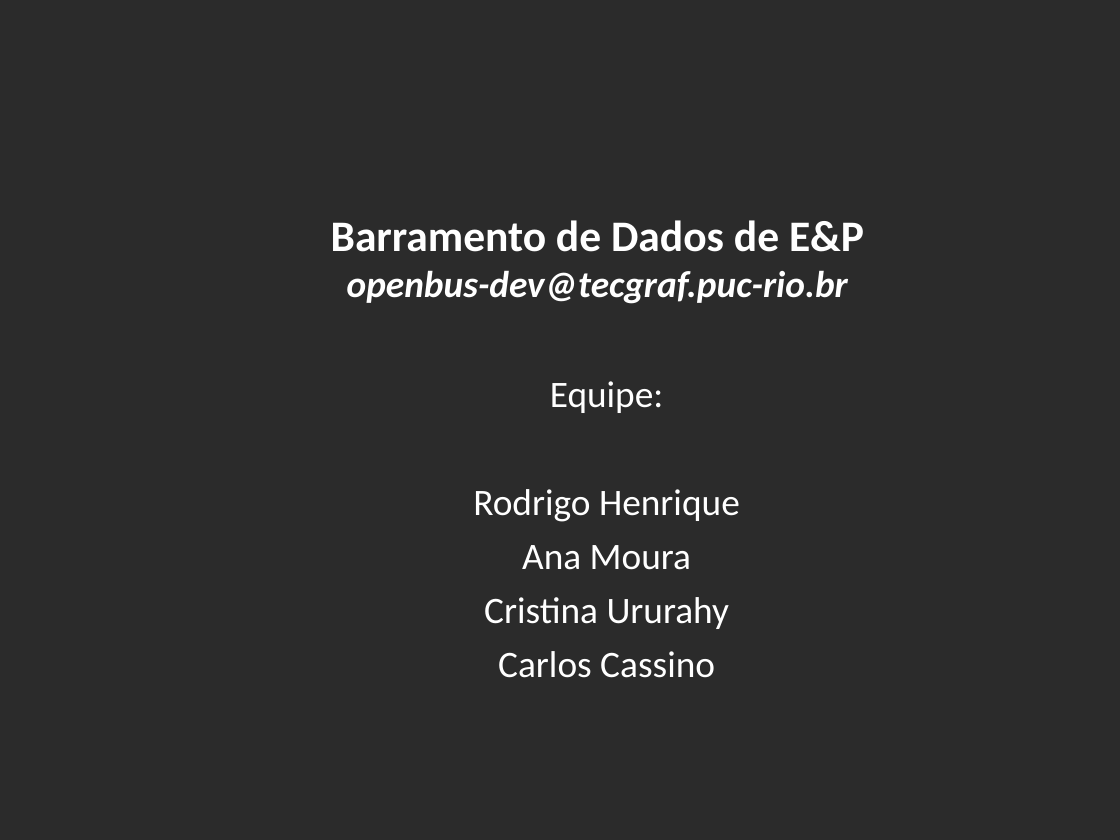
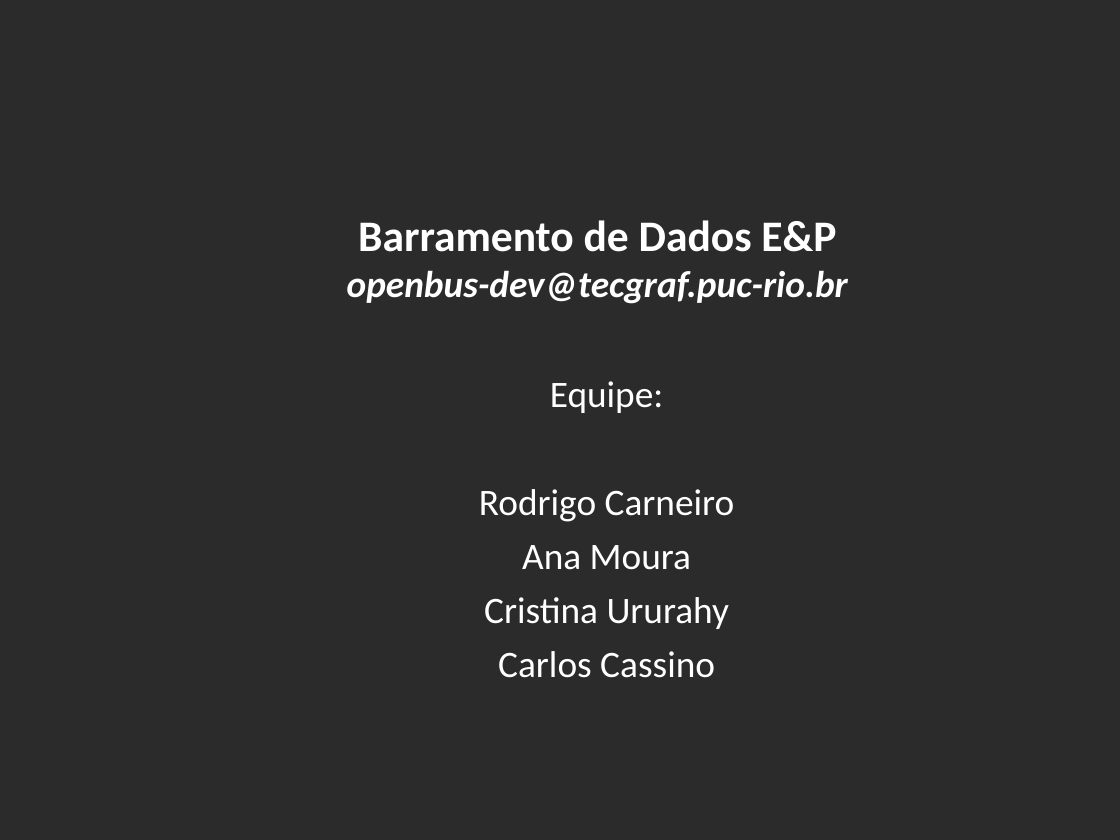
Before and after one commit to amadeubarbosa/openbus-core, a slide deck: slide 1 of docs/apresentacao/OpenBUS.ppt. Drawn at 1120x840 pixels with LibreOffice and Linux fonts; fonts in the diff are those of the drawing; background and template pictures are left out; a plain dark background stands for a picture behind light text. Boxes give left, top, right and bottom in pixels: in the first picture for what was removed or moved away, otherwise in the second. Text is boxed around its words. In the diff, an @@ line names an element or a change of style, - is before the commit and + after.

```diff
--- a/docs/apresentacao/OpenBUS.ppt
+++ b/docs/apresentacao/OpenBUS.ppt
@@ title at bbox=[347, 220, 848, 304]: text changed @@
-Barramento de Dados de E&P
-openbus-dev@tecgraf.puc-rio.br
+Barramento de Dados E&P
+openbus-dev@tecgraf.puc-rio.br
@@ subtitle at bbox=[479, 489, 735, 522]: text changed @@
-Rodrigo Henrique
+Rodrigo Carneiro
```
Also in this commit, not shown: 20 other slides changed, 1 slide added, 3 slides removed.
